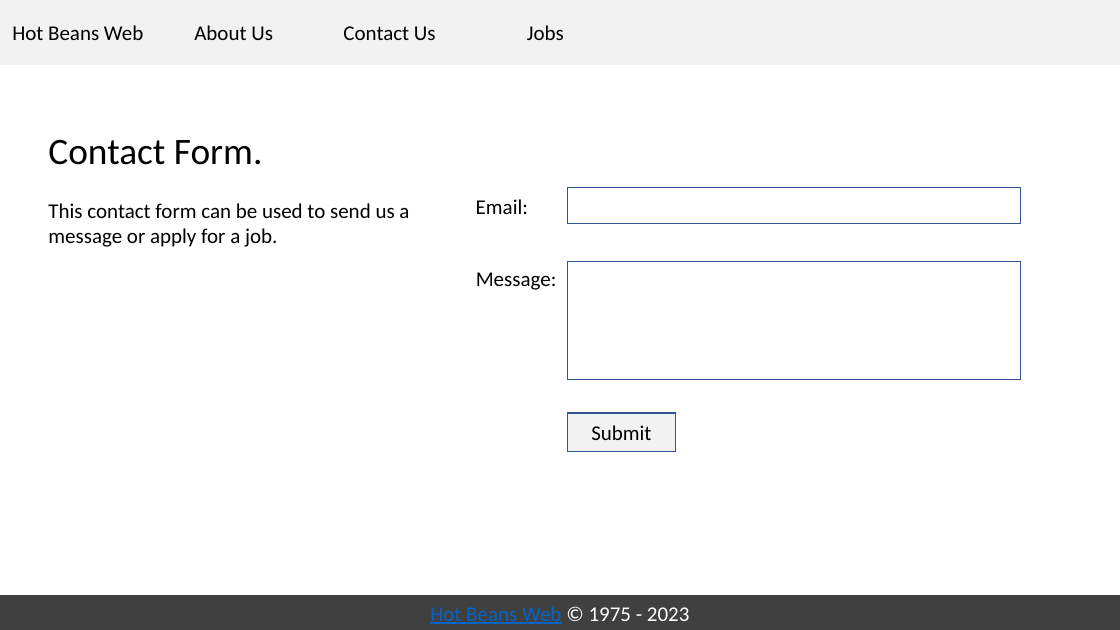
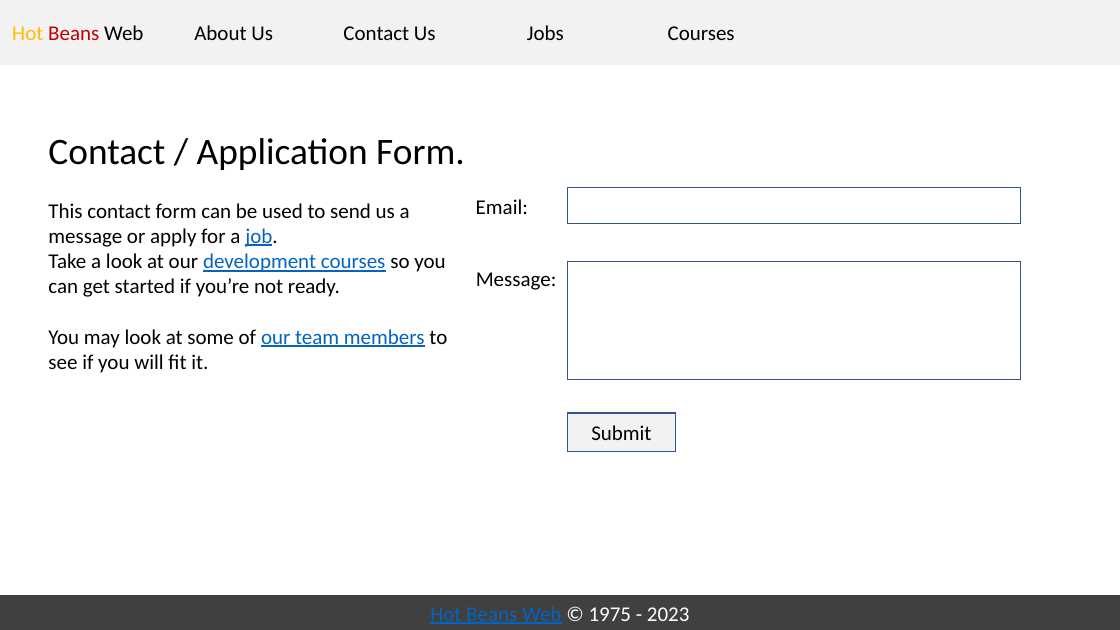
Before and after one commit to ajh123-collage/small-sites, a slide deck: slide 2 of Unit 15 - Assignment 2 - SH/assets/design.pptx. Drawn at 1120x630 pixels with LibreOffice and Linux fonts; fonts in the diff are those of the drawing. Boxes give left, top, right and bottom in pixels: in the first picture for what was removed or moved away, otherwise in the second. Text is boxed around its words. In the diff, an @@ line names an element or a change of style, - is before the commit and + after.

```diff
--- a/Unit 15 - Assignment 2 - SH/assets/design.pptx
+++ b/Unit 15 - Assignment 2 - SH/assets/design.pptx
@@ action button blank "Hot Beans Web" at box(0, 0, 156, 65): text colour #000000 to #FFC000 in "Hot"; text colour #000000 to #C00000 in "Beans" @@
@@ action button blank added at box(623, 0, 780, 65), 18 pt, text #000000 @@
+Courses
@@ text at box(48, 138, 465, 170): text changed @@
-Contact Form.
+Contact / Application Form.
@@ text at box(48, 203, 410, 247): text colour #000000 to #0563C1, underline on in "job." @@
@@ text at box(48, 253, 447, 373): paragraphs added @@
+Take a look at our development courses so you can get started if you’re not ready.
+You may look at some of our team members to see if you will fit it.
```
Also in this commit, not shown: 3 other slides changed, 1 slide added, 4 other files.
